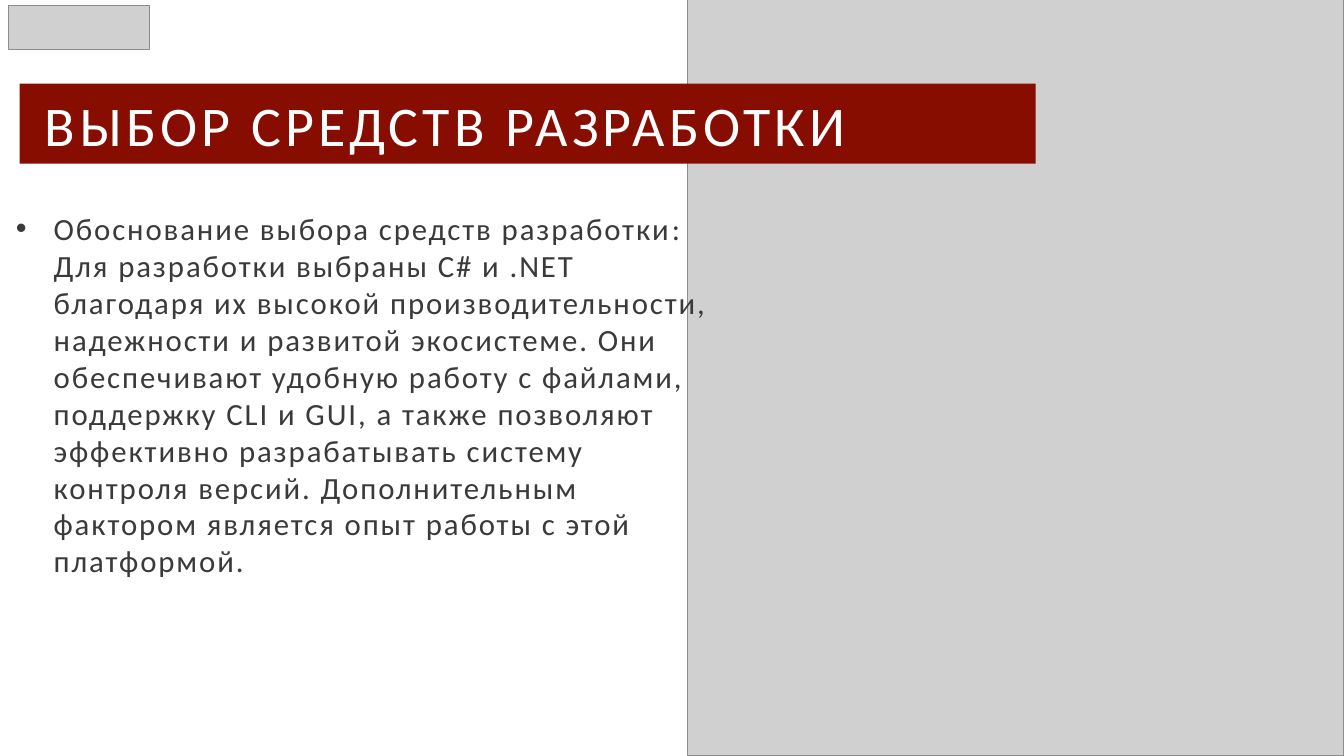
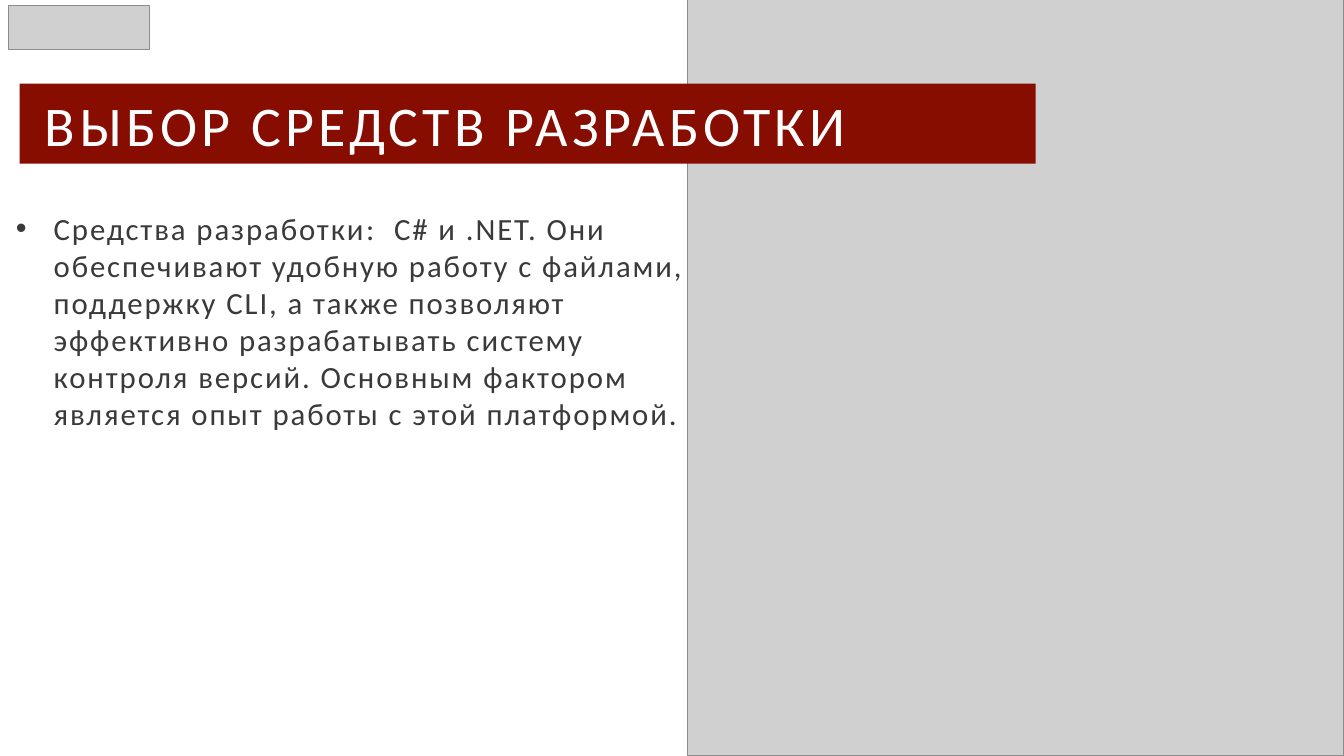
Before and after one commit to Taburet-Killer/CSV, a slide deck: slide 8 of CSV-presetation.pptx. Drawn at 1344x756 pixels with LibreOffice and Linux fonts; fonts in the diff are those of the drawing; grey boxes stand for pictures. Boxes give left, top, right and bottom in pixels: in the first picture for what was removed or moved away, otherwise in the second. Text is boxed around its words. In the diff, an @@ line names an element or a change of style, - is before the commit and + after.

```diff
--- a/CSV-presetation.pptx
+++ b/CSV-presetation.pptx
@@ subtitle at [54,219,681,430]: text changed @@
-• Обоснование выбора средств разработки: Для разработки выбраны C# и .NET благодаря их высокой производительности, надежности и развитой экосистеме. Они обеспечивают удобную работу с файлами, поддержку CLI и GUI, а также позволяют эффективно разрабатывать систему контроля версий. Дополнительным фактором является опыт работы с этой платформой.
+• Средства разработки: C# и .NET. Они обеспечивают удобную работу с файлами, поддержку CLI, а также позволяют эффективно разрабатывать систему контроля версий. Основным фактором является опыт работы с этой платформой.
```
Also in this commit, not shown: 8 other slides changed, 1 other file.
